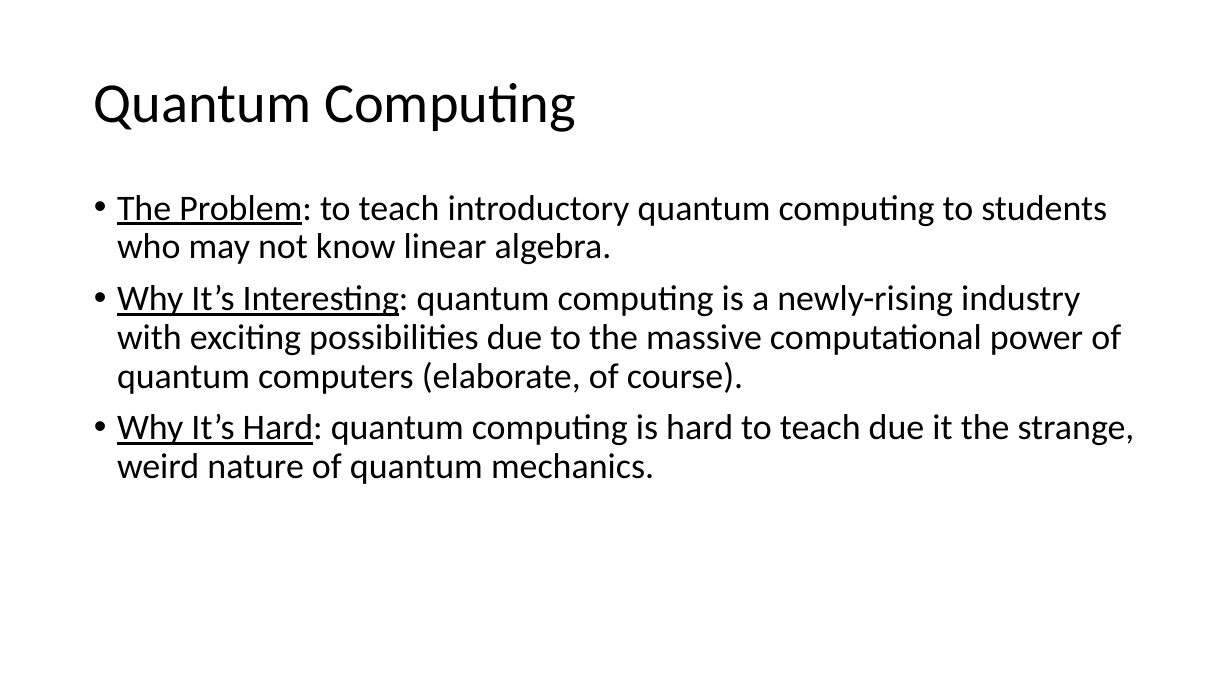
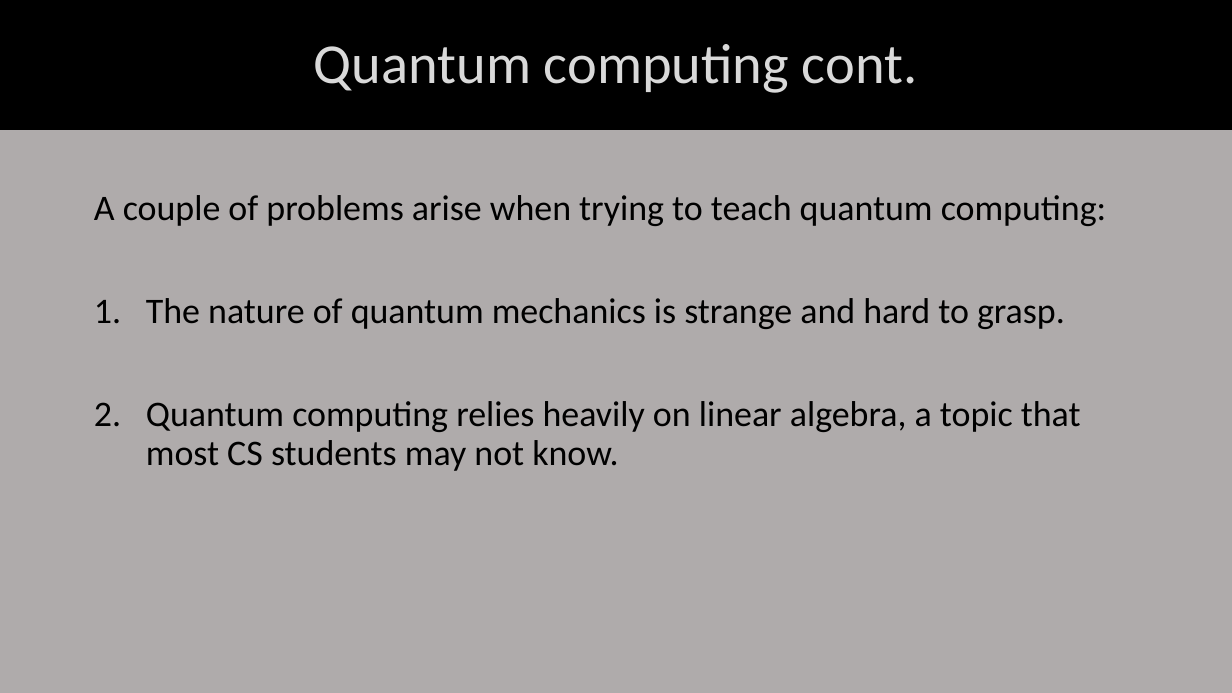
Before and after one commit to NoleStites/STEM-REx, a slide deck: slide 3 of Faculty_Presentation_DRAFT_2.pptx. Drawn at 1232x693 pixels with LibreOffice and Linux fonts; fonts in the diff are those of the drawing. Boxes give left, top, right and bottom in pixels: in the first picture for what was removed or moved away, otherwise in the second. Text is boxed around its words. In the diff, an @@ line names an element or a change of style, - is before the commit and + after.

```diff
--- a/Faculty_Presentation_DRAFT_2.pptx
+++ b/Faculty_Presentation_DRAFT_2.pptx
@@ background #FFFFFF to #AFABAB @@
@@ rectangle "Quantum computing cont.": place and size @@
-rectangle "Quantum computing cont." at [94,83,576,132]
+rectangle "Quantum computing cont." at [0,0,1232,130]
@@ rectangle "Quantum computing cont." at [0,0,1232,130]: fill none to #000000 @@
@@ text in rectangle at [314,44,917,93]: text changed; text colour #000000 to #D9D9D9 @@
-Quantum Computing
+Quantum computing cont.
@@ text at [94,195,1107,471]: text changed @@
-• The Problem: to teach introductory quantum computing to students who may not know linear algebra.
-• Why It’s Interesting: quantum computing is a newly-rising industry with exciting possibilities due to the massive computational power of quantum computers (elaborate, of course).
-• Why It’s Hard: quantum computing is hard to teach due it the strange, weird nature of quantum mechanics.
+A couple of problems arise when trying to teach quantum computing:
+1. The nature of quantum mechanics is strange and hard to grasp.
+2. Quantum computing relies heavily on linear algebra, a topic that most CS students may not know.
```
Also in this commit, not shown: 8 other slides changed, 1 slide added, 5 other files.
